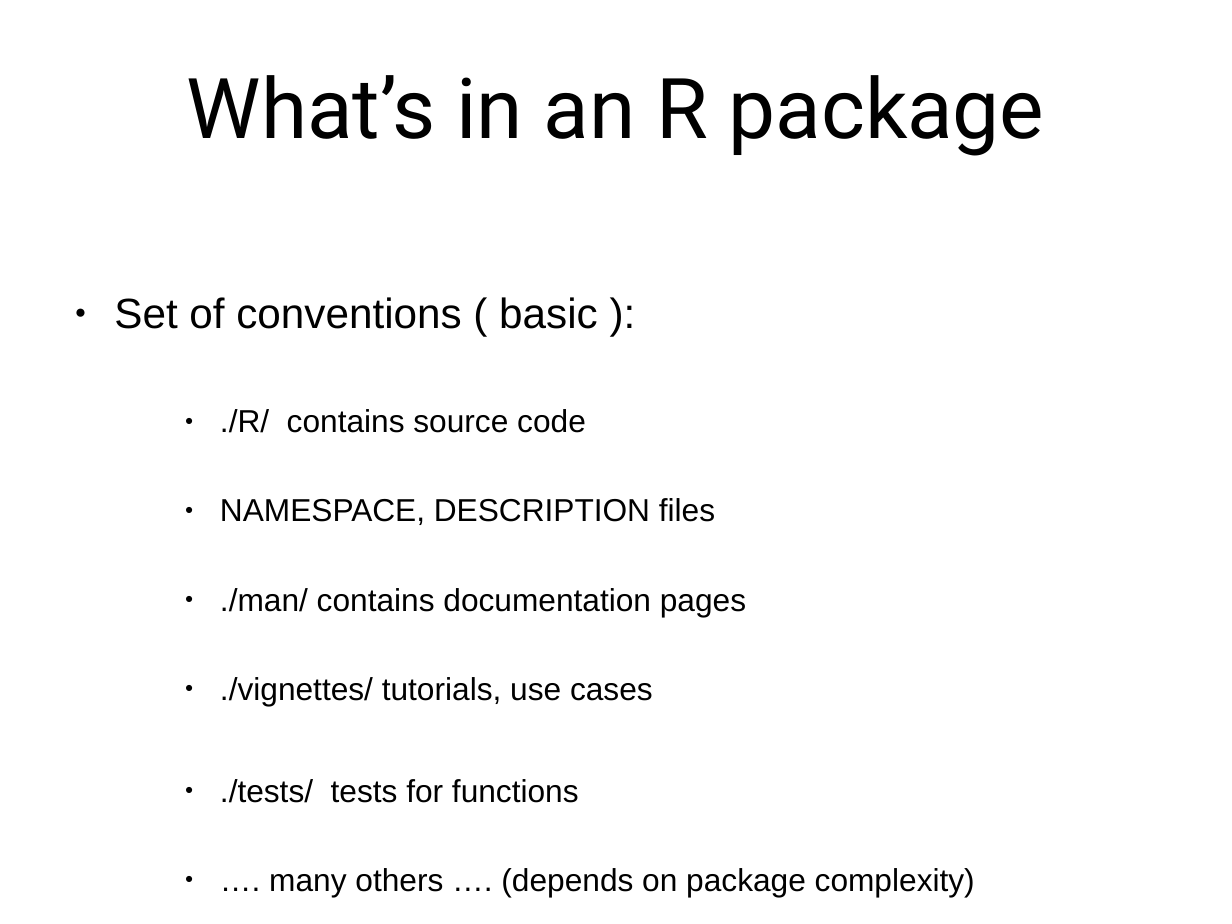
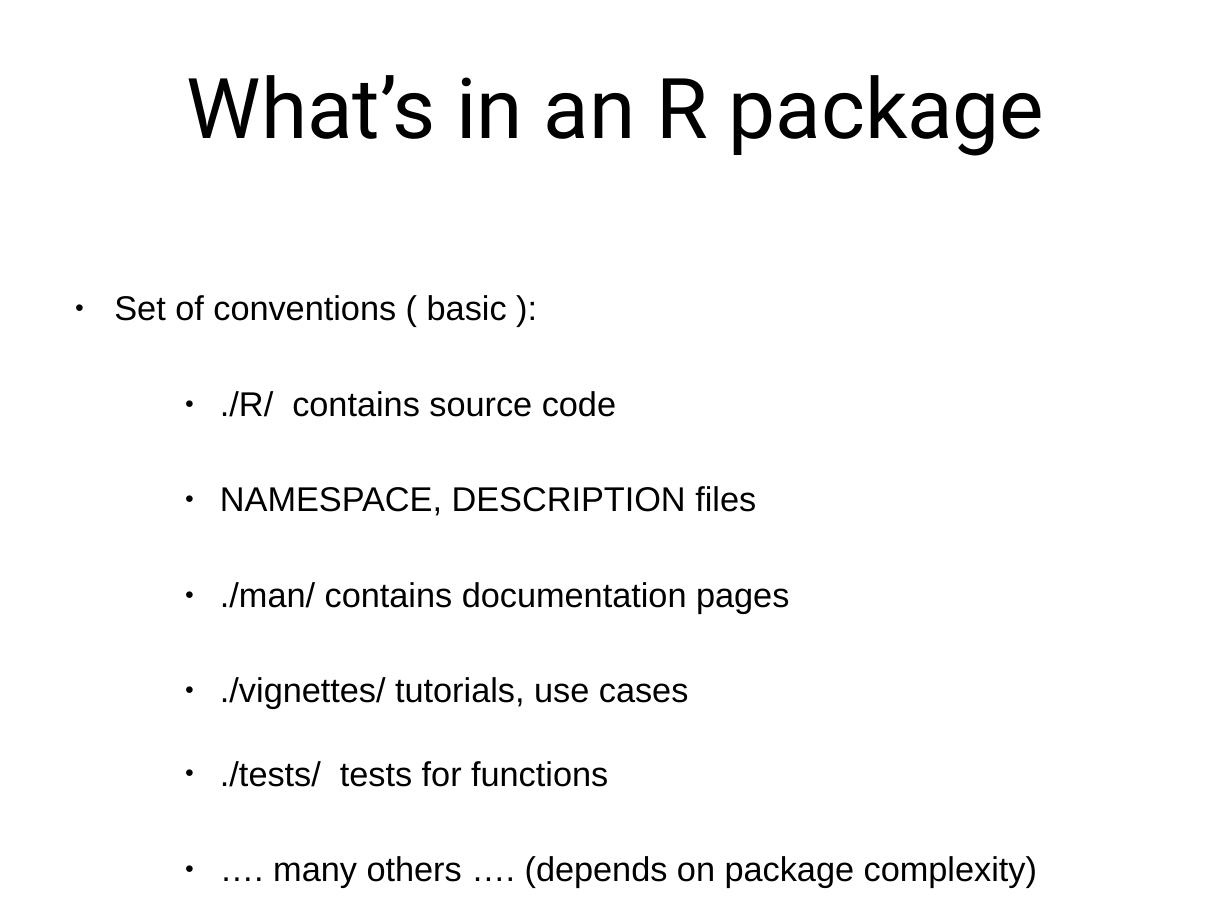
Before and after one commit to maelle/rugbcn_20170613_improve_pkg, a slide deck: slide 3 of 2017-06-13-R-package-in-15-minutes.odp (slide 2 before the commit). Drawn at 1232x924 pixels with LibreOffice and Linux fonts; fonts in the diff are those of the drawing. Boxes give left, top, right and bottom in pixels: in the first picture for what was removed or moved away, otherwise in the second. Text is boxed around its words. In the diff, an @@ line names an element or a change of style, - is before the commit and + after.

Commit message:
Added why an R package slide

```diff
--- a/2017-06-13-R-package-in-15-minutes.odp
+++ b/2017-06-13-R-package-in-15-minutes.odp
@@ text "Set of conventions ( basic ..." at [114, 295, 1037, 888]: size 27.2 to 22.1 pt in "Set of conventions ( basic ):"; size 20.4 to 22.1 pt in "./R/ contains source code", "NAMESPACE, DESCRIPTION files", "./man/ contains documentation pages", "./vignettes/ tutorials, use cases" and 2 more places @@
```
Also in this commit, not shown: 1 slide added, 1 other file.
